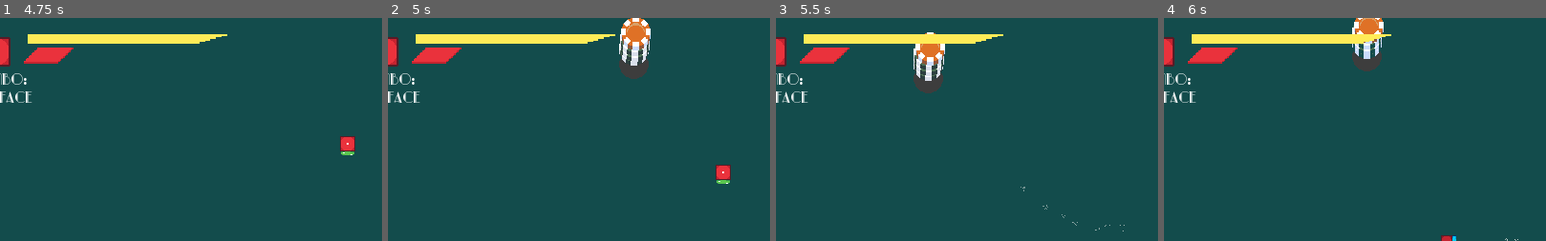
Above: before the commit, frames 1-4 (left to right).
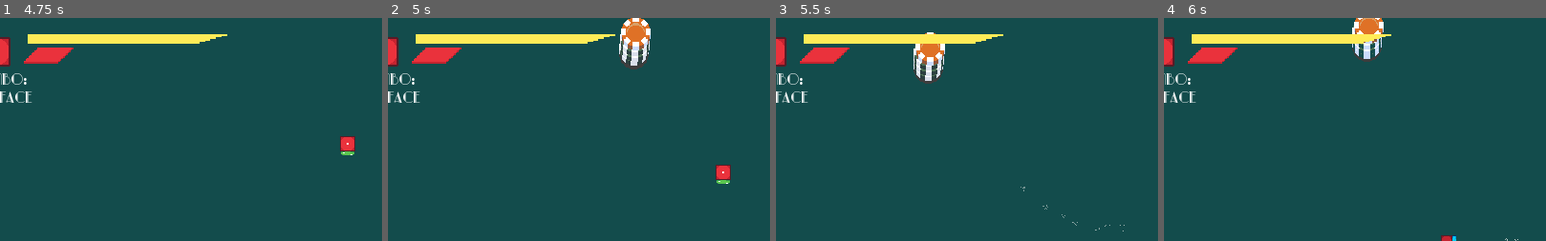
Above: after the commit, the same moments.

Repository: andrebariani/gmtk2022
Game: Godot game, scene res://src/ui/menu/MainMenu.tscn
Same seed, same stepped clock (60 frames per second), same inputs: the game is played once before the commit and once after it. The engine's default icon, where the game draws it, is replaced by a stand-in: a white triangle on a blue panel in a dark square.
Inputs (mouse positions are % of the whole screen's width and height, from its top left):
- Up to frame 1 (4.75 s): click "Play" at 0.5 s; click "Play" at 1.25 s; tap Enter (ui_accept) at 2, 2.27, 3.02, 4.52 s; move the mouse to (72, 45) at 2.02 s; hold D (move_right) 2.03-2.78 s; click (72, 45) at 2.1 s; move the mouse to (30, 55) at 2.77 s; hold S (move_down) 2.78-3.53 s; tap Space (roll) at 2.85, 4.35 s; move the mouse to (60, 28) at 3.52 s; hold D (move_right) 3.53-4.28 s; click (60, 28) at 3.6 s; move the mouse to (45, 70) at 4.27 s; hold W (move_up) from 4.28 s (still down)
- Up to frame 2 (5 s): keep holding W (move_up)
- Up to frame 3 (5.5 s): move the mouse to (80, 65) at 5.02 s; release W (move_up) at 5.03 s; hold A (move_left) from 5.03 s (still down); click (80, 65) at 5.1 s; tap Enter (ui_accept) at 5.27 s
- Up to frame 4 (6 s): keep holding A (move_left); move the mouse to (20, 35) at 5.77 s; tap Space (roll) at 5.85 s
The pictures show only the part of the screen within x 5-55%, y 0-50%; the shares and areas given below are measured in that part.

Frame 1 is identical in both runs. In frame 2, 0.3% of the frame differs, in the area x 60-69%, y 16-28%; in frame 3, 0.3%; in frame 4, 0.3%.

Commit message:
sombra do verde, tamanho do bullet

Diff:
--- a/src/entities/enemies/Bullet.tscn
+++ b/src/entities/enemies/Bullet.tscn
@@ -9,6 +9,7 @@
 radius = 22.0
 
 [node name="Bullet" type="KinematicBody2D"]
+scale = Vector2( 2, 2 )
 collision_layer = 0
 collision_mask = 0
 script = ExtResource( 1 )
--- a/src/entities/enemies/Ranged_enemy.tscn
+++ b/src/entities/enemies/Ranged_enemy.tscn
@@ -39,7 +39,7 @@
 color_number = 1
 
 [node name="Shadow" parent="." index="0"]
-position = Vector2( 0, 19 )
+position = Vector2( 0, 6 )
 
 [node name="Sprite" parent="." index="1"]
 material = SubResource( 4 )
